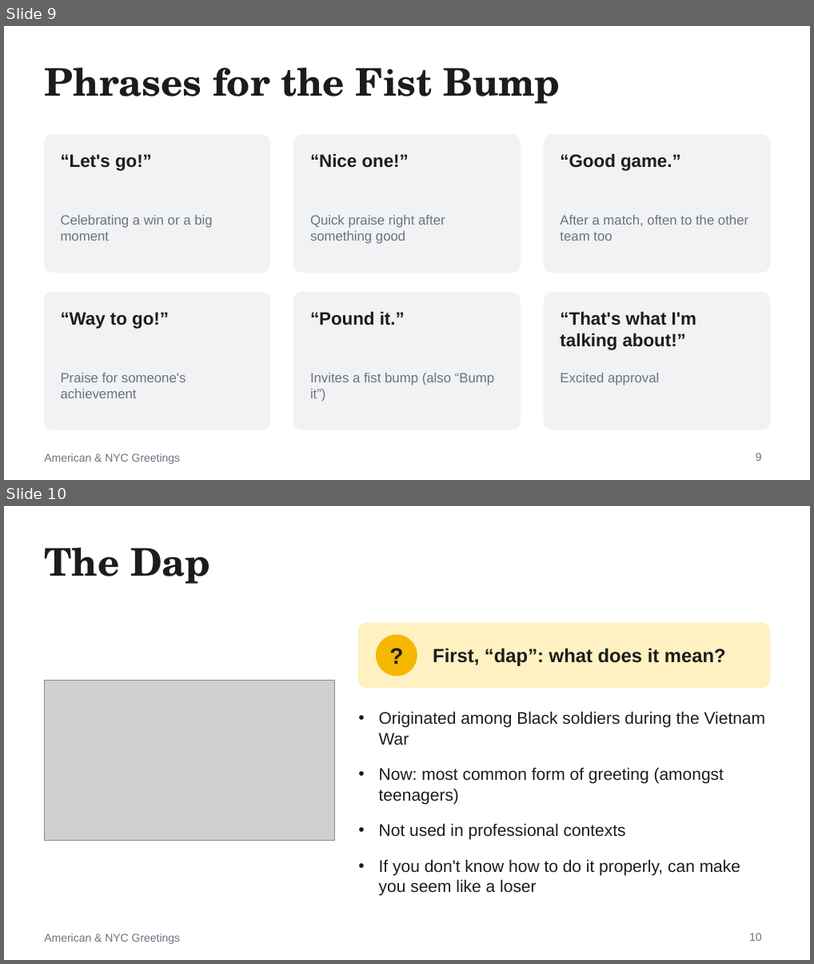
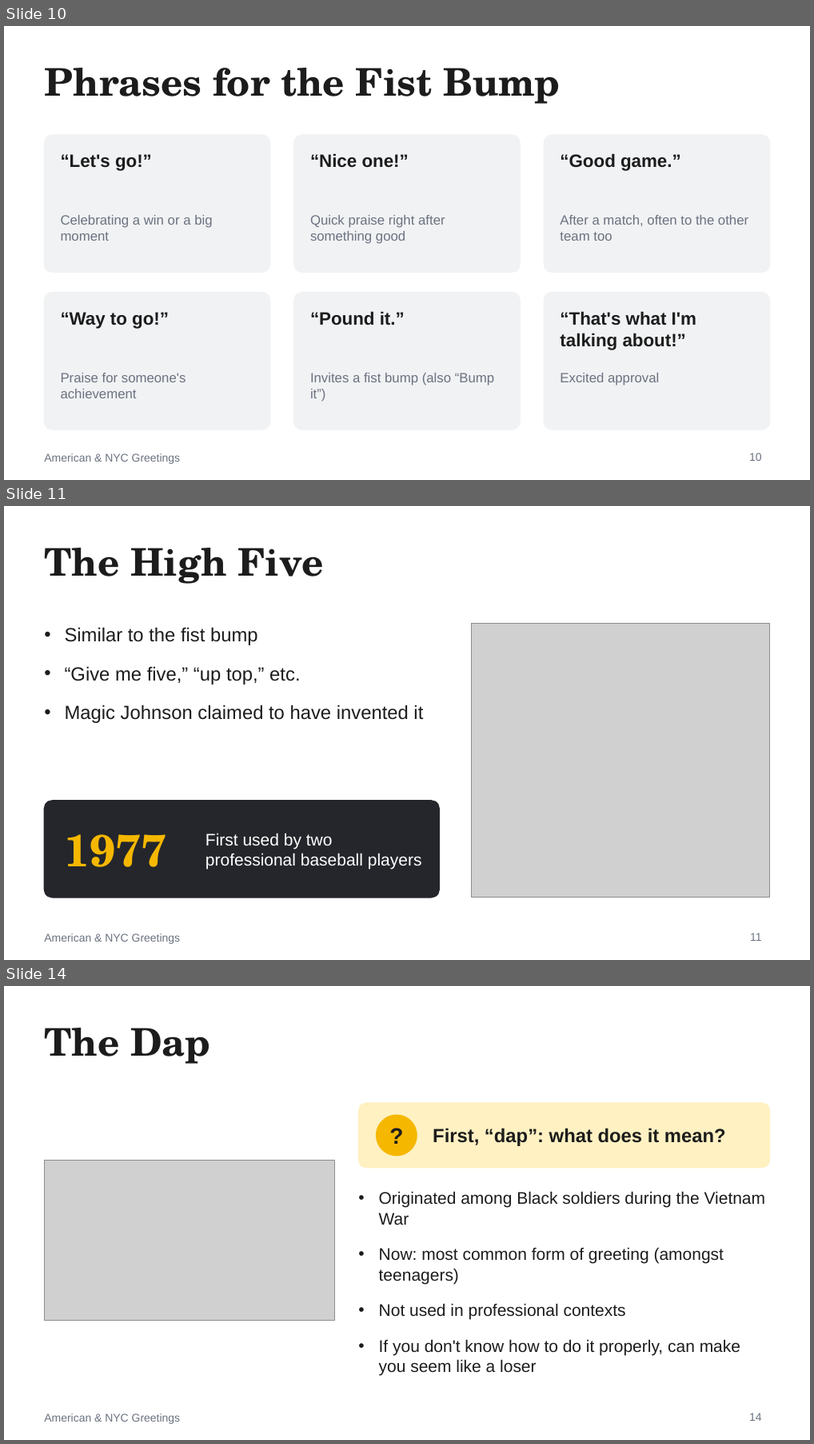
Before and after one commit to noahfried/slides, a slide deck: American_Greetings.pptx. Shown one above the other, each under a label of ours: slides 9 and 10 before the commit, slides 10, 11 and 14 after it; the slides between them are not shown. The pictures are 814x964 and 814x1444 pixels, drawn with LibreOffice and Linux fonts; fonts in the diff are those of the drawing; grey boxes stand for pictures. Boxes give left, top, right and bottom in pixels: in the first picture for what was removed or moved away, otherwise in the second. Text is boxed around its words. In the diff, an @@ line names an element or a change of style, - is before the commit and + after.

```diff
--- a/American_Greetings.pptx
+++ b/American_Greetings.pptx
@@ slide 11 added at [4,506,810,960], background #FFFFFF; not listed: 1 template element that a slide beside it also shows @@
@@ title added at [44,548,323,584], 34 pt, text #1C1C1C, bold @@
+The High Five
@@ picture added at [472,623,770,897] @@
@@ text added at [65,627,423,723], 17 pt, text #1C1C1C @@
+• Similar to the fist bump
+• “Give me five,” “up top,” etc.
+• Magic Johnson claimed to have invented it
@@ rounded rectangle added at [44,800,439,897], fill #24262B, outline #24262B 1 pt @@
@@ text added at [65,834,167,867], 40 pt, text #F5B700, bold @@
+1977
@@ text added at [206,832,422,868], 15 pt, text #FFFFFF @@
+First used by two professional baseball players
@@ page number added at [750,932,762,940], 10 pt, text #6B7280 @@
+11
@@ what was slide 9 is now slide 10 @@
@@ page number at [750,452,762,460]: text changed @@
-9
+10
@@ what was slide 10 is now slide 14 @@
@@ page number at [750,1412,762,1420]: text changed @@
-10
+14
```
Also in this commit, not shown: 3 other slides added, 2 other files.
